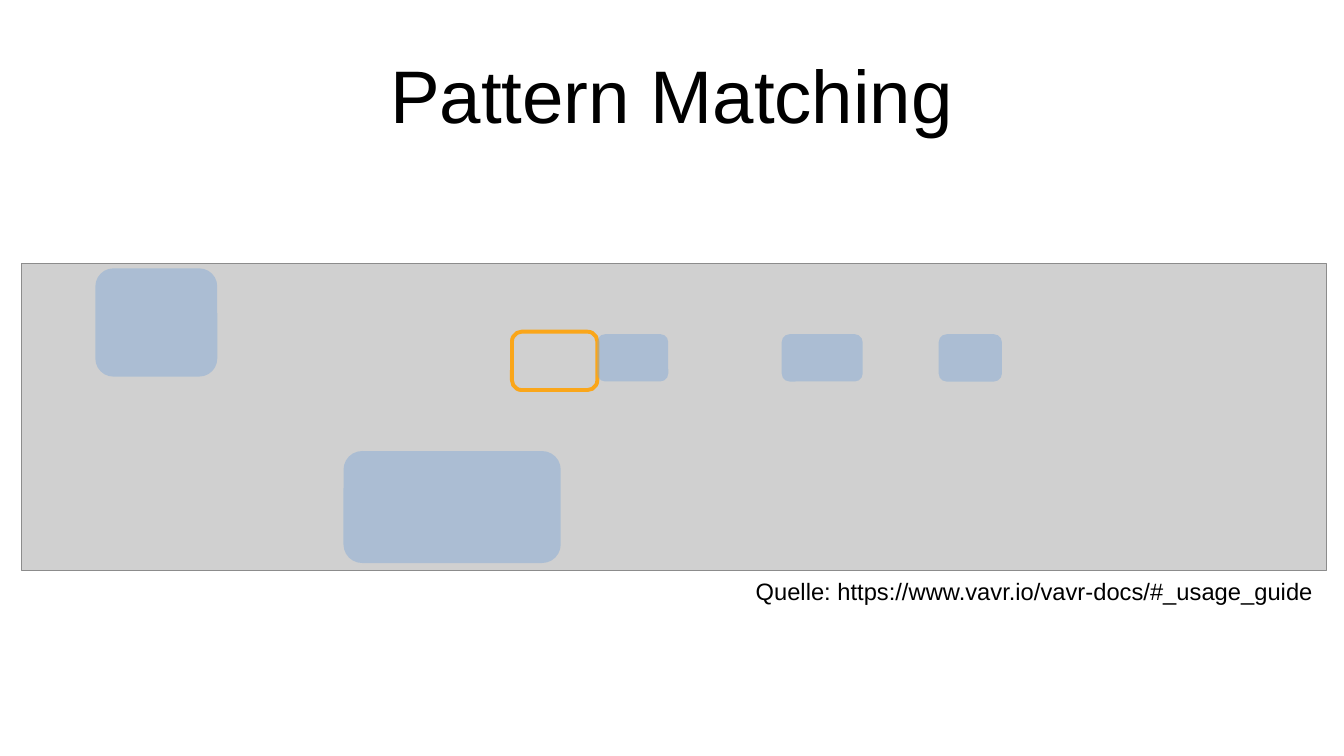
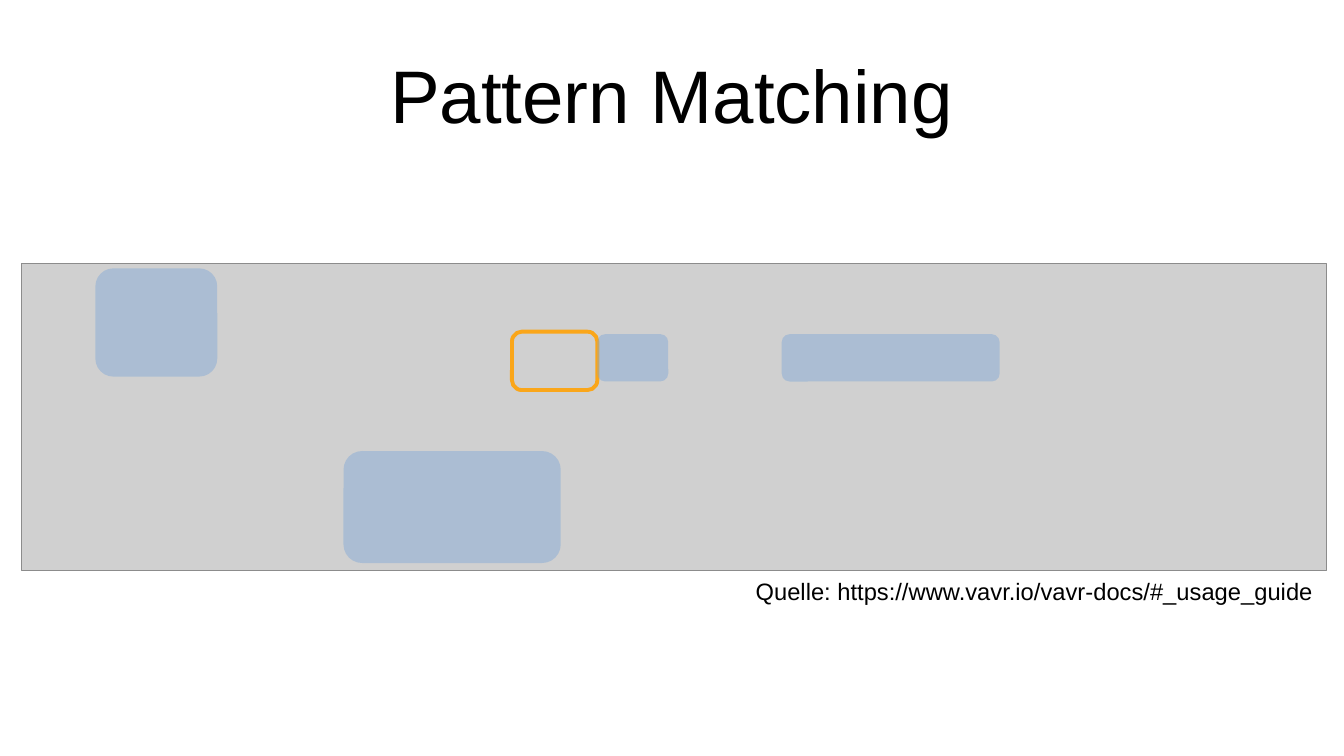
Before and after one commit to p3et/vavr-demo, a slide deck: slide 25 of coffee talk.odp (slide 23 before the commit). Drawn at 1344x756 pixels with LibreOffice and Linux fonts; fonts in the diff are those of the drawing; grey boxes stand for pictures. Boxes give left, top, right and bottom in pixels: in the first picture for what was removed or moved away, otherwise in the second. Text is boxed around its words. In the diff, an @@ line names an element or a change of style, - is before the commit and + after.

```diff
--- a/coffee talk.odp
+++ b/coffee talk.odp
@@ rounded rectangle: place and size @@
-rounded rectangle at [782,334,862,382]
+rounded rectangle at [782,334,1000,382]
@@ rounded rectangle removed at [939,334,1003,382] @@
```
Also in this commit, not shown: 3 other slides changed, 3 slides added, 1 slide removed, 1 other file.
